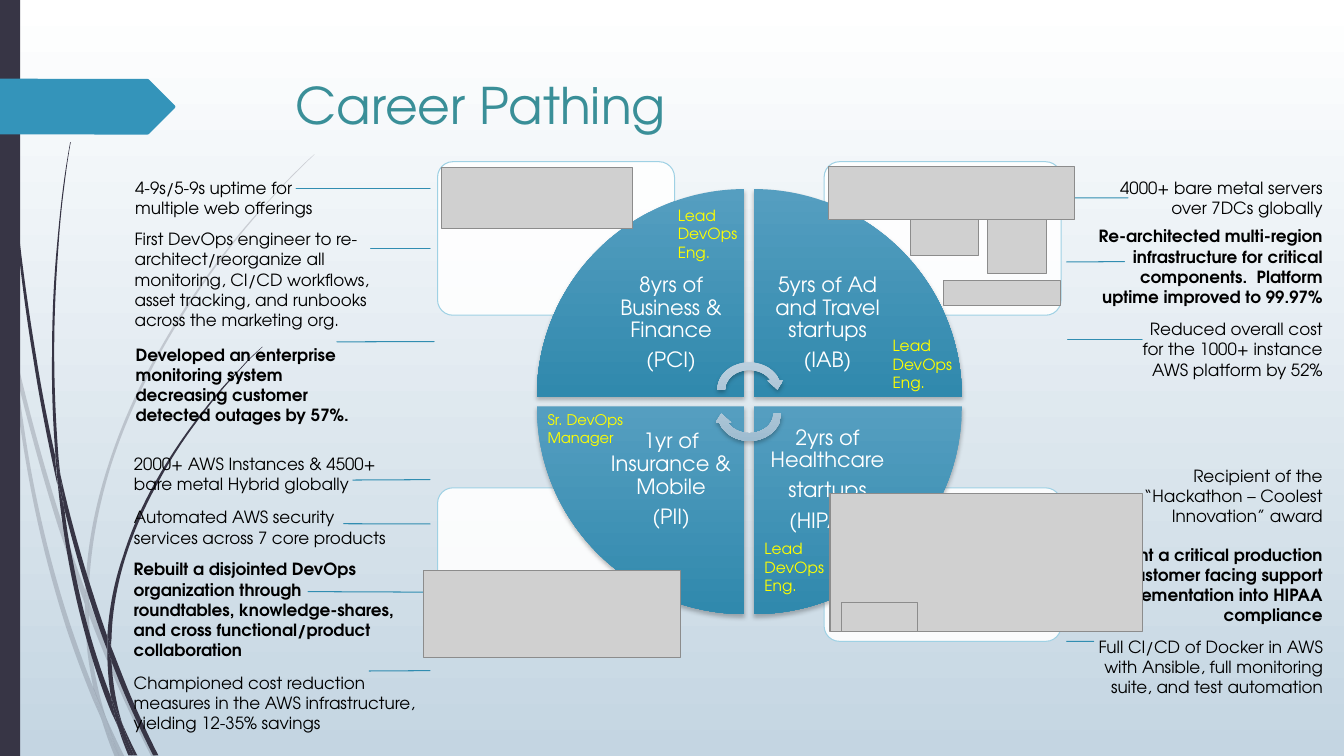
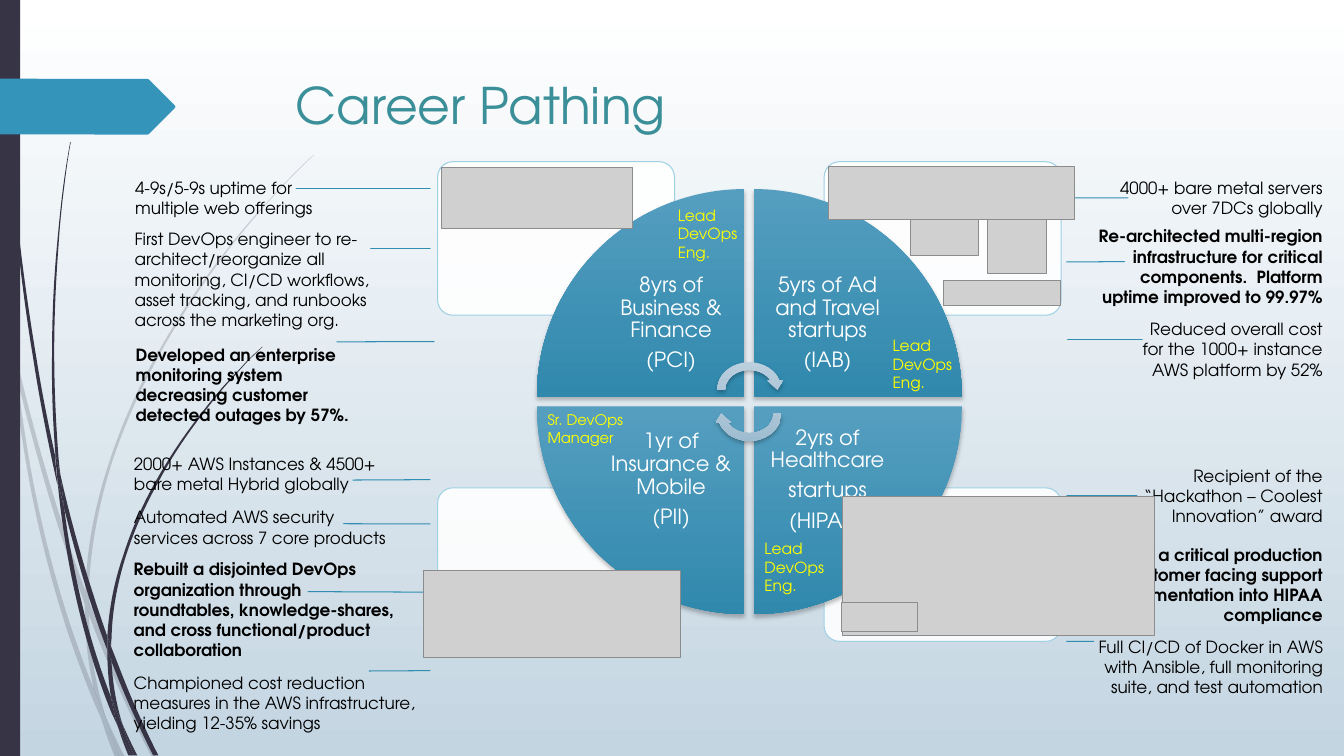
Before and after one commit to bbpraditkul/presentations, a slide deck: slide 3 of BPraditkul_Portfolio.pptx. Drawn at 1344x756 pixels with LibreOffice and Linux fonts; fonts in the diff are those of the drawing; grey boxes stand for pictures. Boxes give left, top, right and bottom in pixels: in the first picture for what was removed or moved away, otherwise in the second. Text is boxed around its words. In the diff, an @@ line names an element or a change of style, - is before the commit and + after.

```diff
--- a/BPraditkul_Portfolio.pptx
+++ b/BPraditkul_Portfolio.pptx
@@ picture: place and size @@
-picture at (830, 493, 1142, 632)
+picture at (843, 497, 1155, 636)
@@ line added from (1067, 496) to (1137, 496), #328DB2 0.75 pt @@
```
